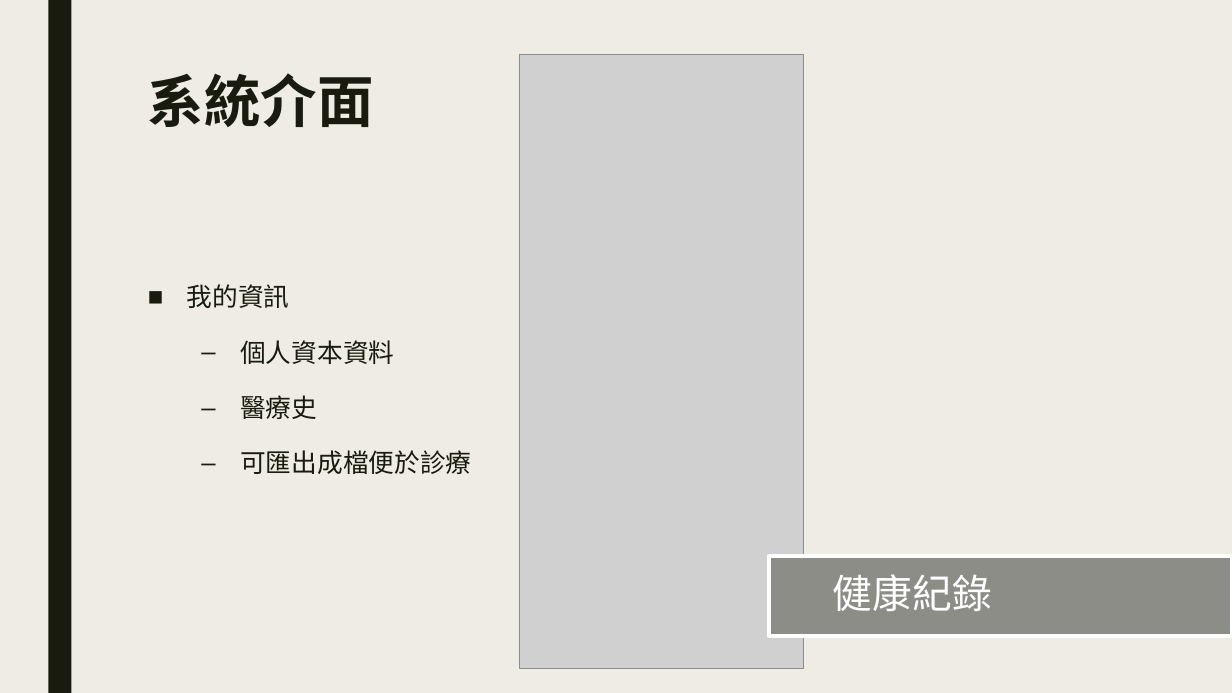
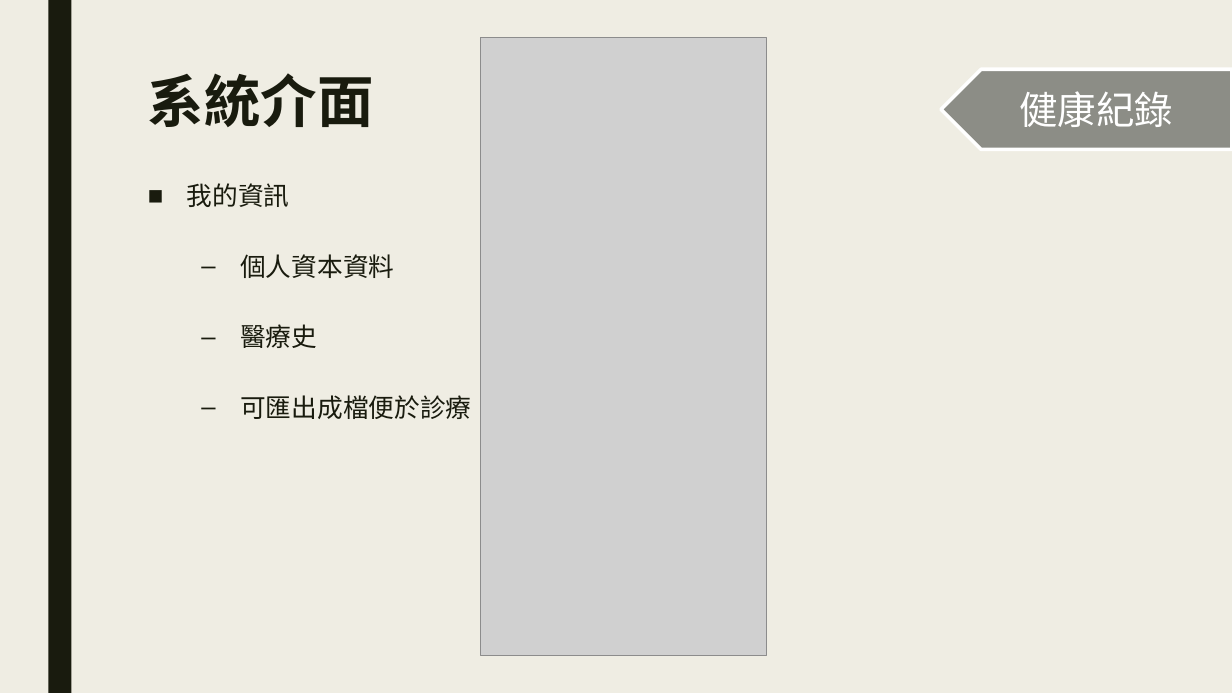
Before and after one commit to plum0411/e-commerce, a slide deck: slide 14 of LINE在電商領域能提出之新功能.pptx. Drawn at 1232x693 pixels with LibreOffice and Linux fonts; fonts in the diff are those of the drawing; grey boxes stand for pictures. Boxes give left, top, right and bottom in pixels: in the first picture for what was removed or moved away, otherwise in the second. Text is boxed around its words. In the diff, an @@ line names an element or a change of style, - is before the commit and + after.

```diff
--- a/LINE在電商領域能提出之新功能.pptx
+++ b/LINE在電商領域能提出之新功能.pptx
@@ picture: place and size @@
-picture at (519,55,803,669)
+picture at (481,37,766,655)
@@ pentagon arrow "健康紀錄": place and size @@
-pentagon arrow "健康紀錄" at (833,574,992,611)
+pentagon arrow "健康紀錄" at (941,69,1232,150)
@@ pentagon arrow "健康紀錄" at (941,69,1232,150): size 31 to 30 pt; alignment left to centre; line spacing 0.9 to 1; less space between paragraphs; fill none to #8C8D86; outline none to #FFFFFF 2.75 pt @@
@@ text "我的資訊": place and size @@
-text "我的資訊" at (187,284,471,474)
+text "我的資訊" at (187,183,471,419)
@@ text "我的資訊" at (187,183,471,419): font Noto Sans CJK SC to Roboto; line spacing 0.94 to 2; line spacing 1.5 to 2 @@
@@ rectangle removed at (770,556,1232,637) @@
```
Also in this commit, not shown: 7 other slides changed, 1 other file.
